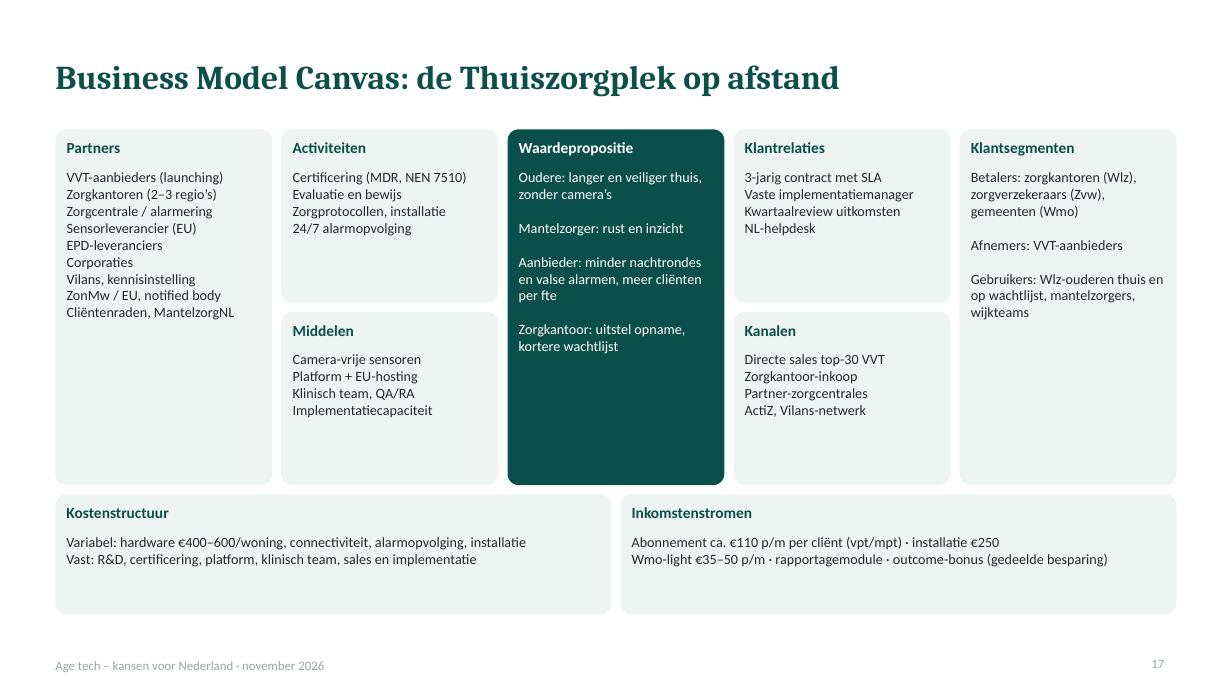
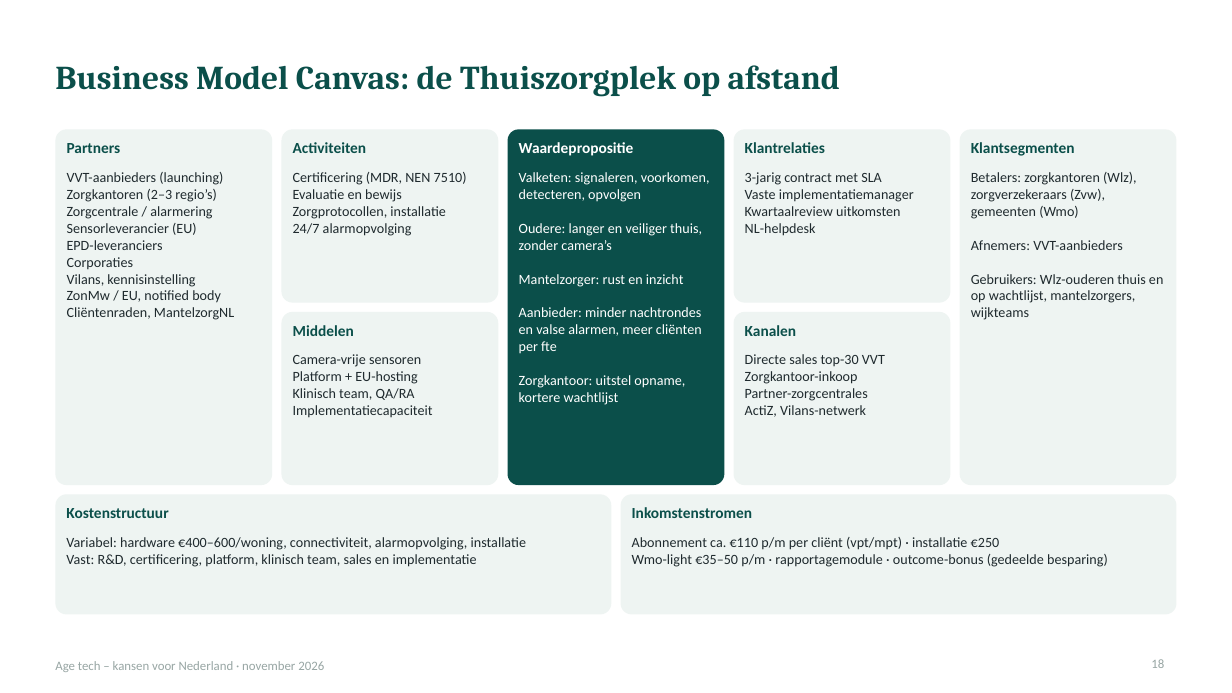
Before and after one commit to robruijn/Four-Seasons-Rome-2026, a slide deck: slide 18 of AgeTech_kansen_Nederland.pptx (slide 17 before the commit). Drawn at 1232x693 pixels with LibreOffice and Linux fonts; fonts in the diff are those of the drawing. Boxes give left, top, right and bottom in pixels: in the first picture for what was removed or moved away, otherwise in the second. Text is boxed around its words. In the diff, an @@ line names an element or a change of style, - is before the commit and + after.

```diff
--- a/AgeTech_kansen_Nederland.pptx
+++ b/AgeTech_kansen_Nederland.pptx
@@ text at [519, 172, 710, 202]: paragraph added @@
+Valketen: signaleren, voorkomen, detecteren, opvolgen
@@ page number at [1151, 659, 1164, 668]: text changed @@
-17
+18
```
Also in this commit, not shown: 8 other slides changed, 1 slide added.
